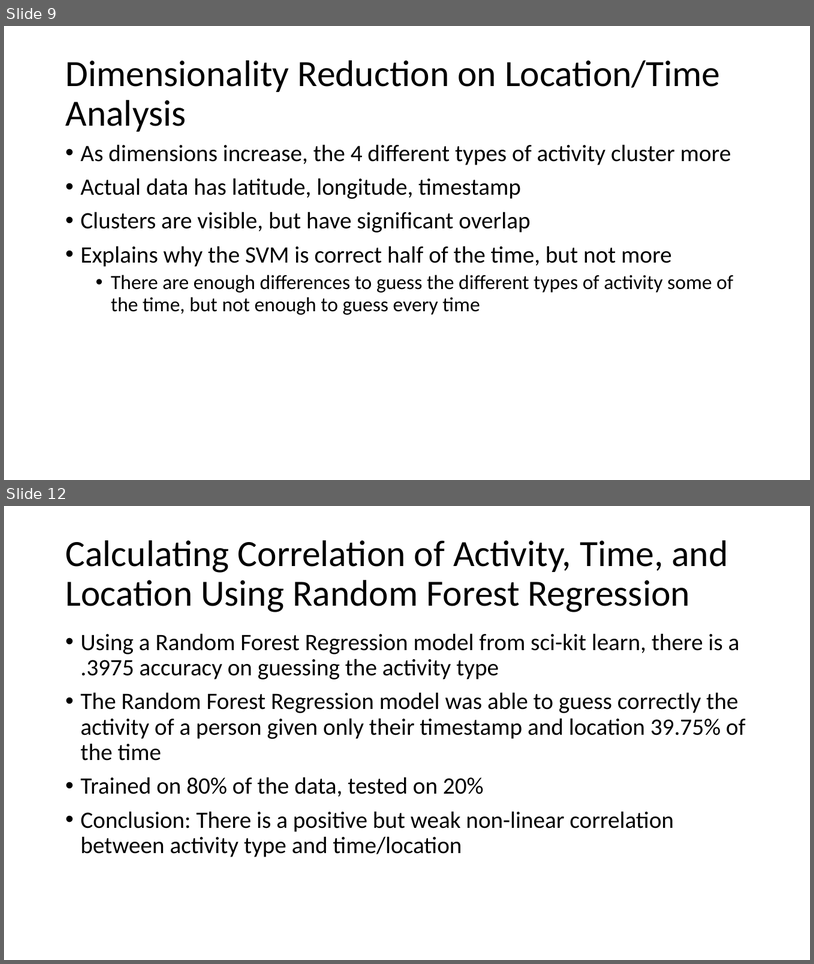
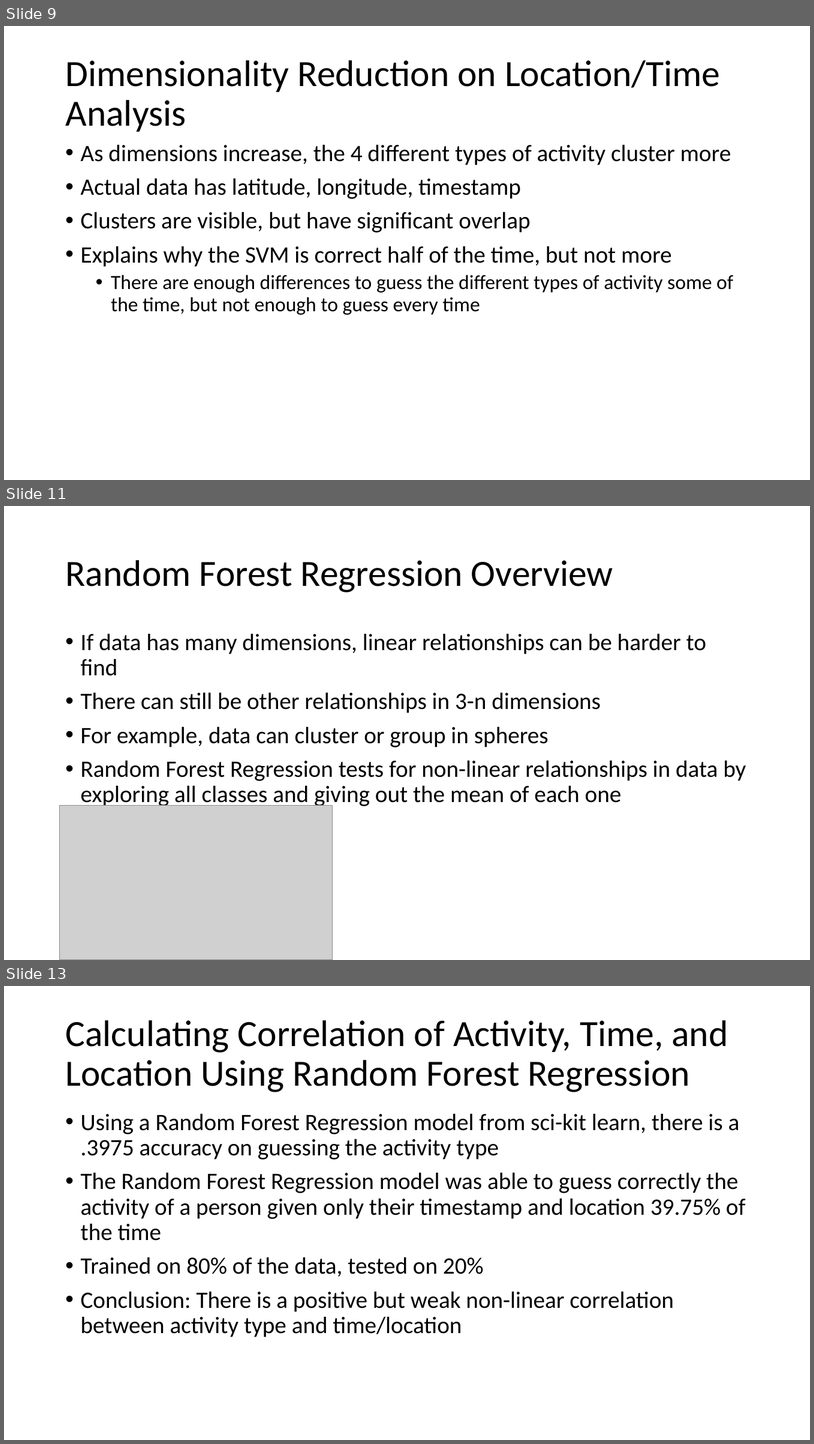
Before and after one commit to ian-mcnichols/CS_480, a slide deck: 480_HW1.pptx. Shown one above the other, each under a label of ours: slides 9 and 12 before the commit, slides 9, 11 and 13 after it; the slides between them are not shown. The pictures are 814x964 and 814x1444 pixels, drawn with LibreOffice and Linux fonts; fonts in the diff are those of the drawing; grey boxes stand for pictures. Boxes give left, top, right and bottom in pixels: in the first picture for what was removed or moved away, otherwise in the second. Text is boxed around its words. In the diff, an @@ line names an element or a change of style, - is before the commit and + after.

```diff
--- a/480_HW1.pptx
+++ b/480_HW1.pptx
@@ slide 11 added at (x1=4, y1=506, x2=810, y2=960), background #FFFFFF @@
@@ title added at (x1=65, y1=560, x2=614, y2=592), 44 pt, text #000000 @@
+Random Forest Regression Overview
@@ text added at (x1=81, y1=633, x2=746, y2=808), 28 pt, text #000000 @@
+• If data has many dimensions, linear relationships can be harder to find
+• There can still be other relationships in 3-n dimensions
+• For example, data can cluster or group in spheres
+• Random Forest Regression tests for non-linear relationships in data by exploring all classes and giving out the mean of each one
@@ picture added at (x1=60, y1=805, x2=333, y2=960) @@
@@ what was slide 12 is now slide 13 @@
```
Also in this commit, not shown: 1 slide changed, 2 other slides added, 1 slide removed.
